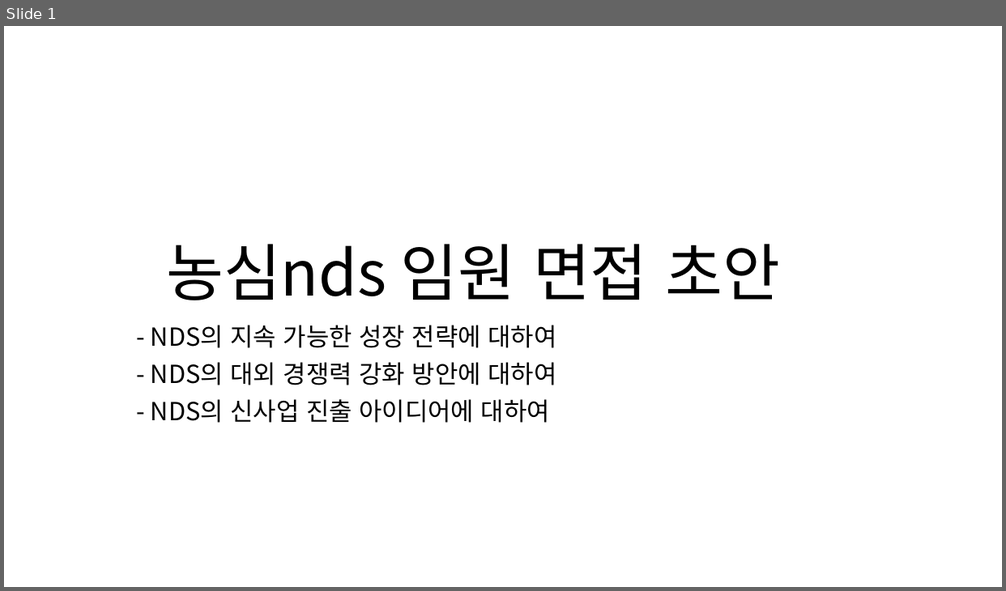
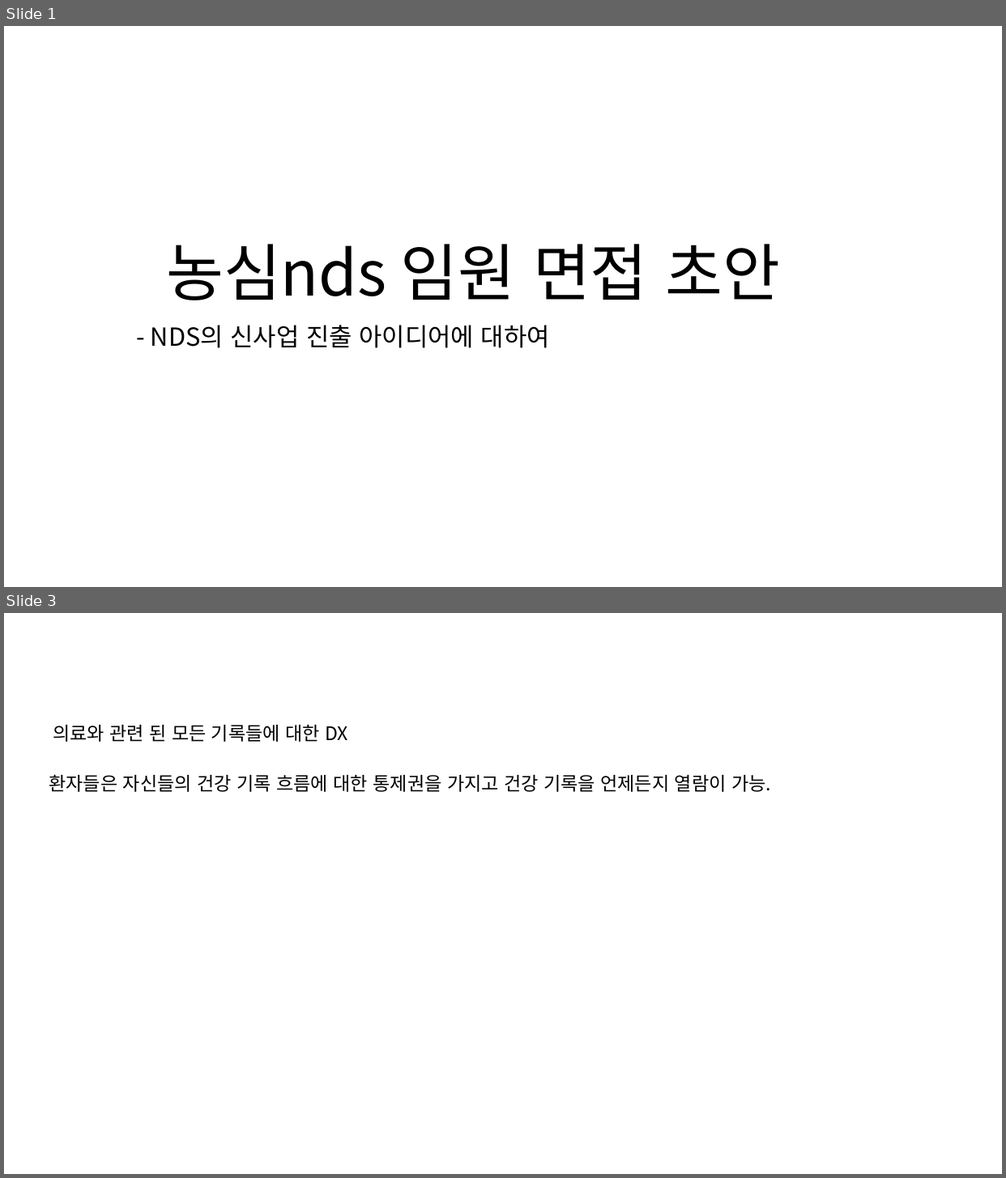
Before and after one commit to zdlghtjdz/codingtest, a slide deck: 공채관련_자료/농심 NDS/임원면접 초안.pptx. Shown one above the other, each under a label of ours: slide 1 before the commit, slides 1 and 3 after it; the slides between them are not shown. The pictures are 1006x591 and 1006x1178 pixels, drawn with LibreOffice and Linux fonts; fonts in the diff are those of the drawing. Boxes give left, top, right and bottom in pixels: in the first picture for what was removed or moved away, otherwise in the second. Text is boxed around its words. In the diff, an @@ line names an element or a change of style, - is before the commit and + after.

```diff
--- a/공채관련_자료/농심 NDS/임원면접 초안.pptx
+++ b/공채관련_자료/농심 NDS/임원면접 초안.pptx
@@ slide 3 added at <box>4,613,1002,1174</box>, background #FFFFFF @@
@@ text added at <box>53,725,348,742</box>, 18 pt, text #000000 @@
+의료와 관련 된 모든 기록들에 대한 DX
@@ text added at <box>49,774,771,792</box>, 18 pt, text #000000 @@
+환자들은 자신들의 건강 기록 흐름에 대한 통제권을 가지고 건강 기록을 언제든지 열람이 가능.
@@ slide 1 changed as well @@
@@ subtitle at <box>151,325,557,386</box>: paragraphs removed @@
-- NDS의 지속 가능한 성장 전략에 대하여
-- NDS의 대외 경쟁력 강화 방안에 대하여
```
Also in this commit, not shown: 2 other slides added, 1 slide removed, 3 other files.
